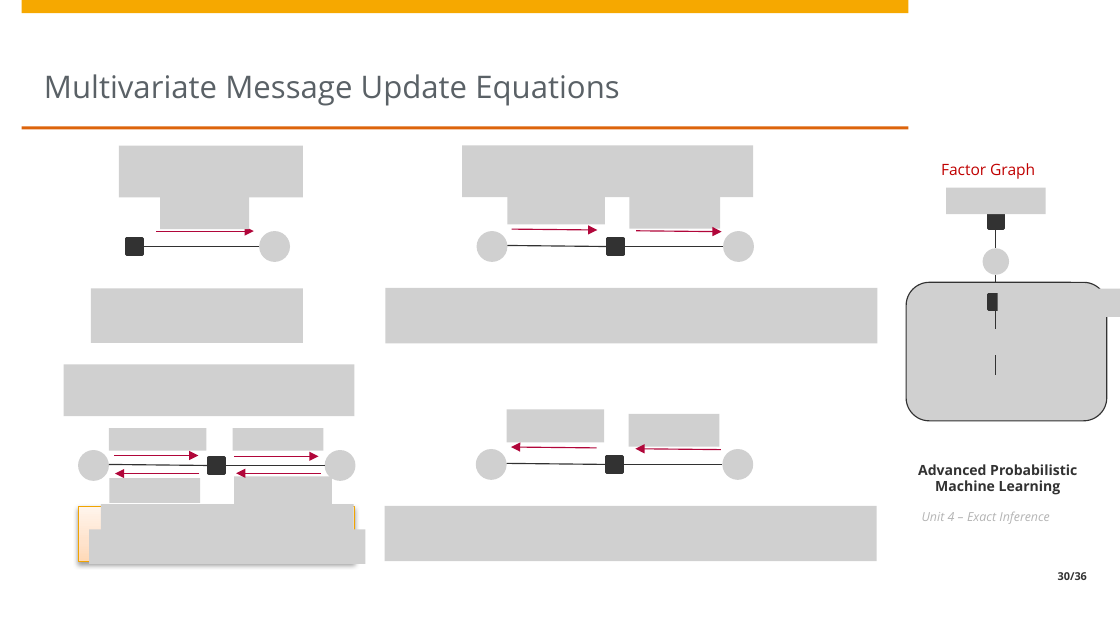
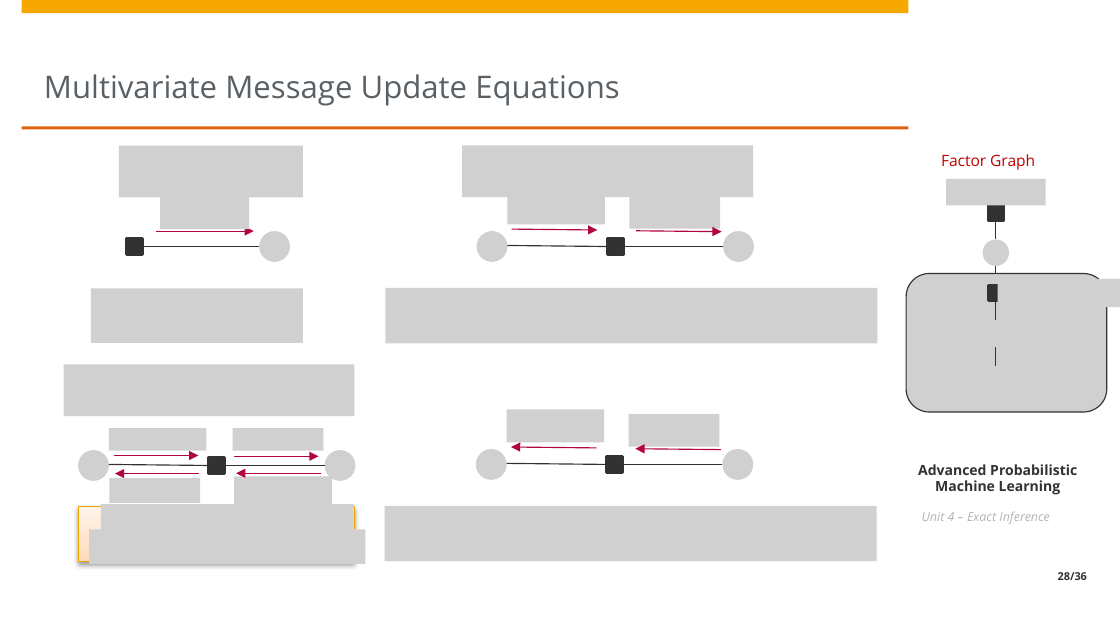
Before and after one commit to treyfel/pml-wise2025, a slide deck: slide 28 of unit4/Unit4 - Exact Inference.pptx (slide 30 before the commit). Drawn at 1120x630 pixels with LibreOffice and Linux fonts; fonts in the diff are those of the drawing; grey boxes stand for pictures; background and template pictures are left out. Boxes give left, top, right and bottom in pixels: in the first picture for what was removed or moved away, otherwise in the second. Text is boxed around its words. In the diff, an @@ line names an element or a change of style, - is before the commit and + after.

```diff
--- a/unit4/Unit4 - Exact Inference.pptx
+++ b/unit4/Unit4 - Exact Inference.pptx
@@ 3 lines, 2 pictures, 2 rectangles, 1 text: place and size @@
-3 lines, 2 pictures, 2 rectangles, 1 text at (906,163,1107,421)
+3 lines, 2 pictures, 2 rectangles, 1 text at (906,154,1107,412)
@@ line moved from (996, 228) - (996, 249) to (996, 221) - (996, 240) @@
@@ picture removed at (982,249,1009,276) @@
@@ picture added at (982,240,1009,267) @@
@@ picture removed at (998,289,1120,317) @@
@@ picture added at (998,279,1120,307) @@
@@ picture removed at (982,329,1009,356) @@
@@ picture added at (982,320,1009,347) @@
```
Also in this commit, not shown: 4 other slides changed, 1 slide removed, 1 other file.
